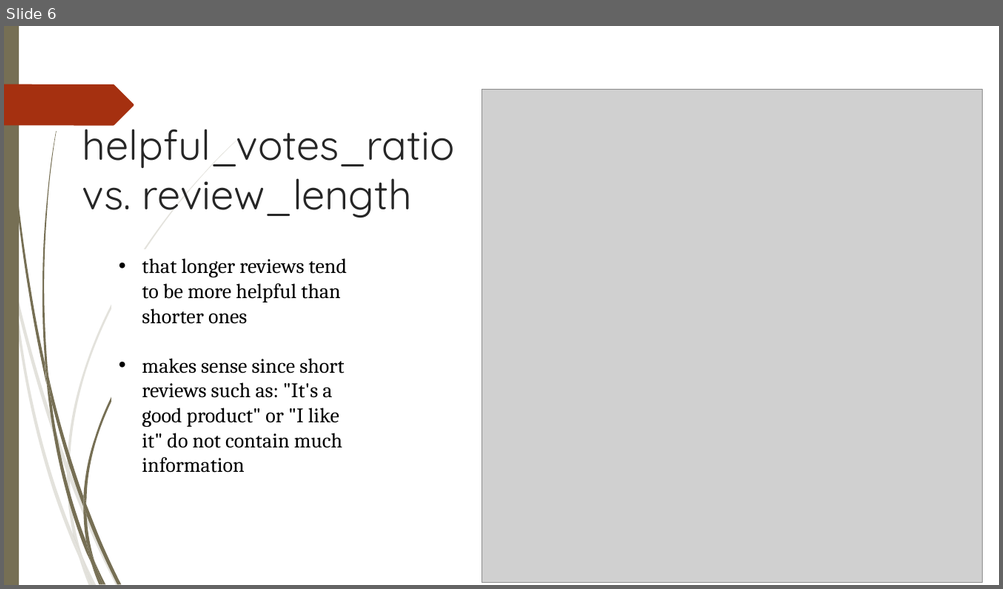
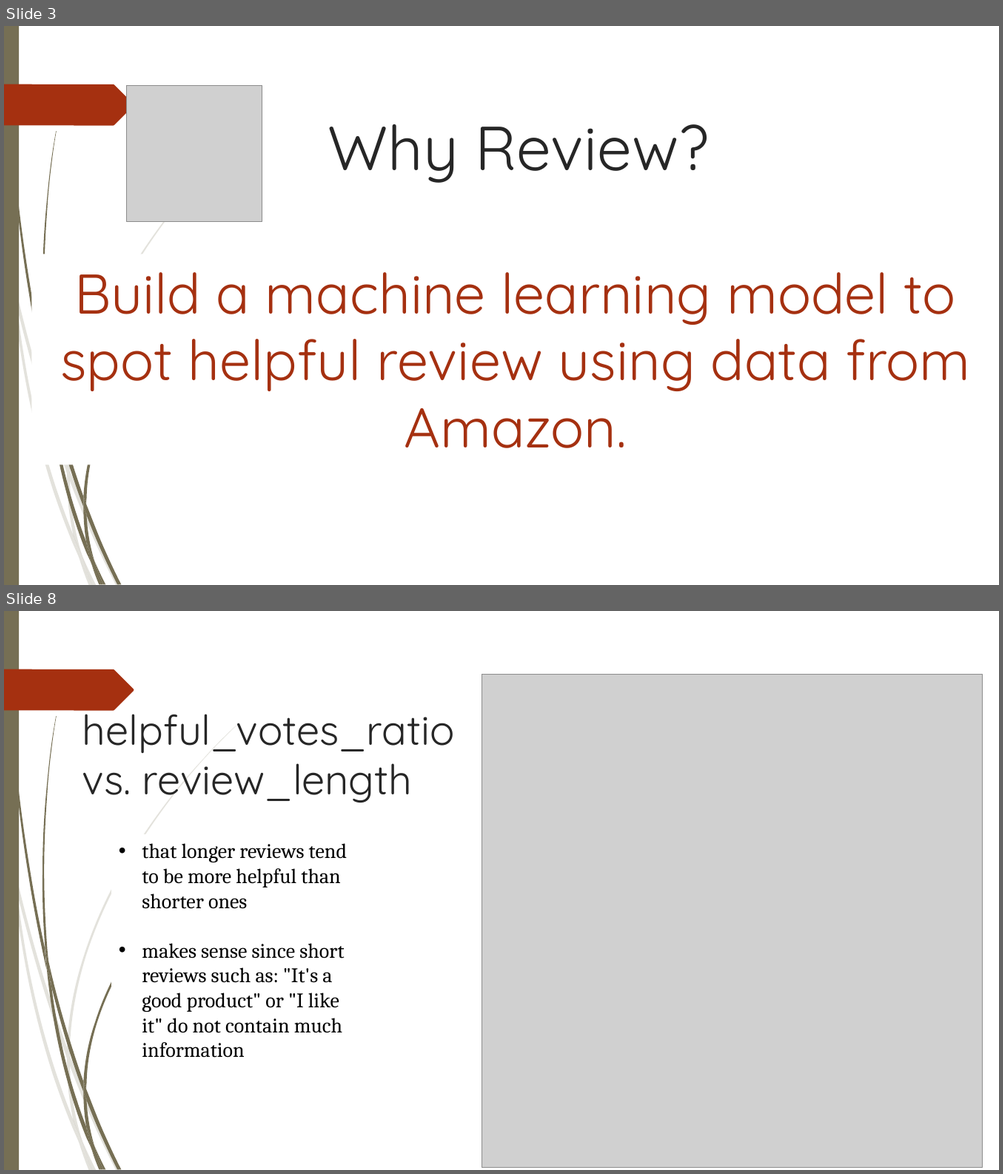
Before and after one commit to mnguyen494/Capstone-SpringBoard-2, a slide deck: Report/How to spot helpful reviews.pptx. Shown one above the other, each under a label of ours: slide 6 before the commit, slides 3 and 8 after it; the slides between them are not shown. The pictures are 1003x589 and 1003x1174 pixels, drawn with LibreOffice and Linux fonts; fonts in the diff are those of the drawing; grey boxes stand for pictures. Boxes give left, top, right and bottom in pixels: in the first picture for what was removed or moved away, otherwise in the second. Text is boxed around its words. In the diff, an @@ line names an element or a change of style, - is before the commit and + after.

```diff
--- a/Report/How to spot helpful reviews.pptx
+++ b/Report/How to spot helpful reviews.pptx
@@ slide 3 added at (4, 26, 999, 585), background #FFFFFF; not listed: 23 template elements that a slide beside it also shows @@
@@ picture added at (126, 86, 262, 221) @@
@@ title added at (328, 124, 708, 183), 60 pt, text #262626 @@
+Why Review?
@@ text added at (60, 272, 970, 449), 54 pt, text #A53010 @@
+Build a machine learning model to spot helpful review using data from Amazon.
@@ what was slide 6 is now slide 8 @@
```
Also in this commit, not shown: 8 slides changed, 3 other slides added.
